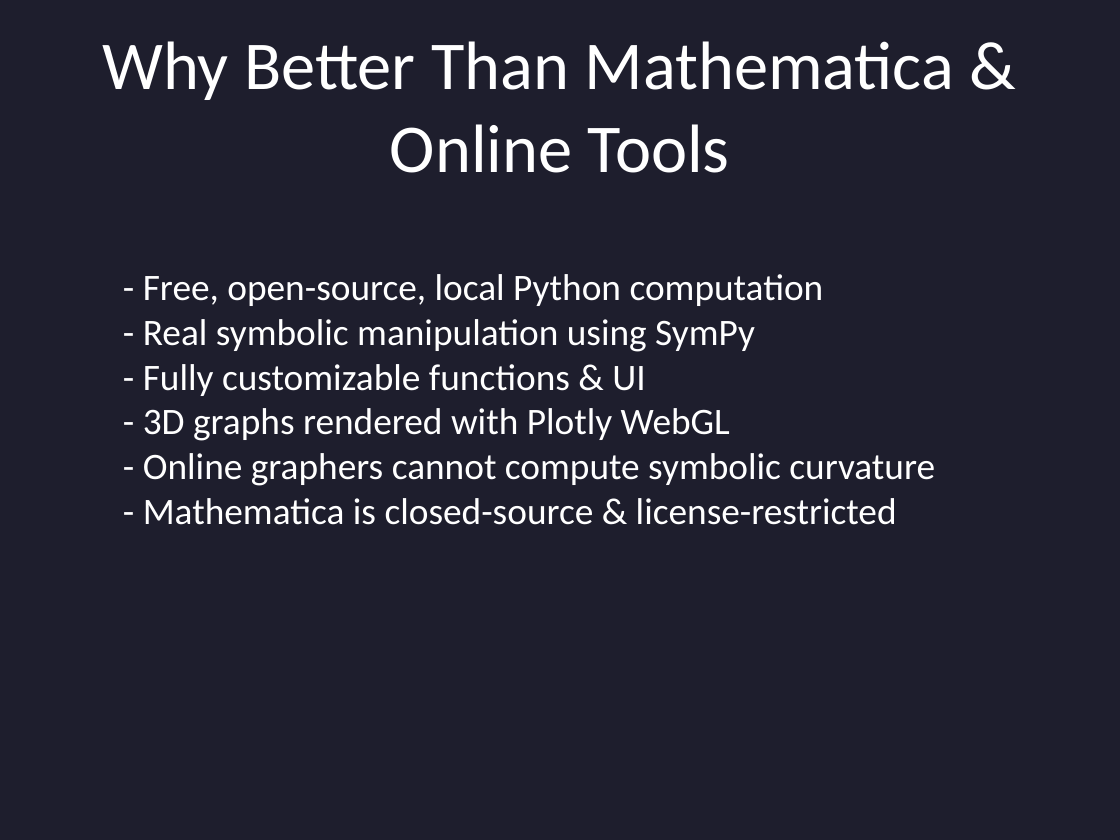
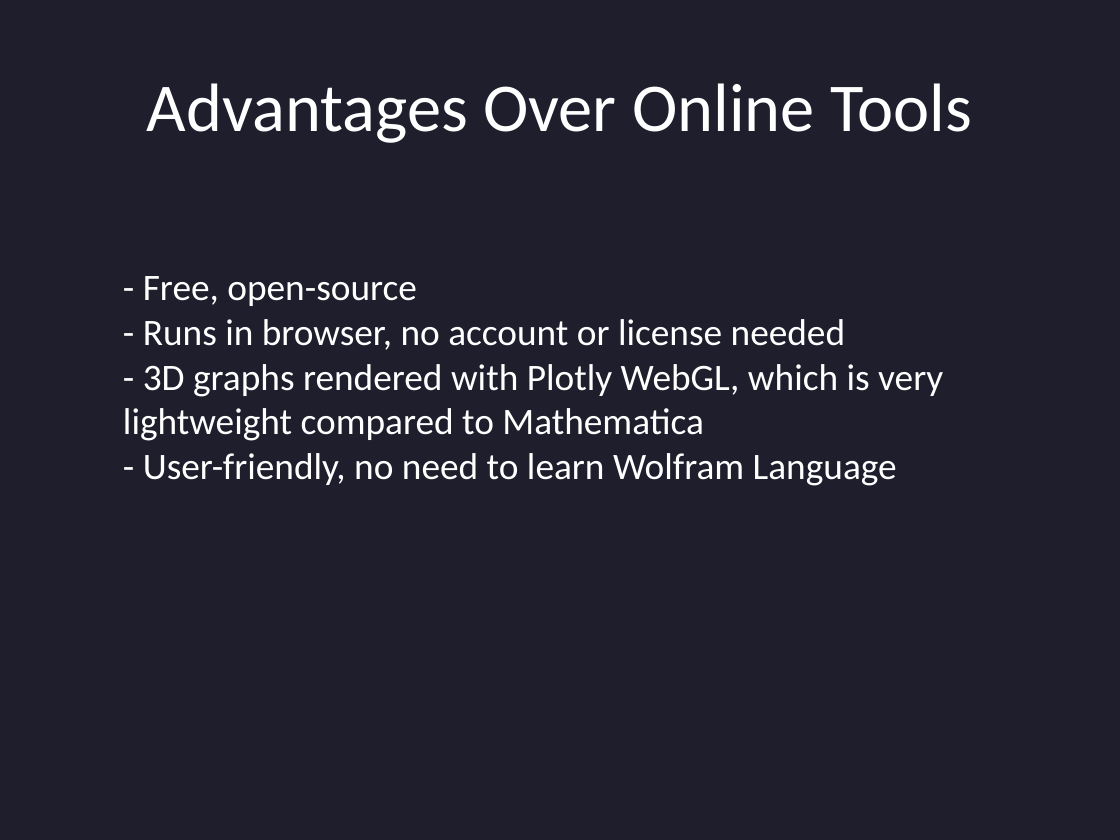
Before and after one commit to Ashwin-180803/MATH348-Project, a slide deck: slide 3 of Final_Curves_and_Surfaces_FullEdition.pptx. Drawn at 1120x840 pixels with LibreOffice and Linux fonts; fonts in the diff are those of the drawing. Boxes give left, top, right and bottom in pixels: in the first picture for what was removed or moved away, otherwise in the second. Text is boxed around its words. In the diff, an @@ line names an element or a change of style, - is before the commit and + after.

```diff
--- a/Final_Curves_and_Surfaces_FullEdition.pptx
+++ b/Final_Curves_and_Surfaces_FullEdition.pptx
@@ title at (147, 83, 972, 143): text changed @@
-Why Better Than Mathematica & Online Tools
+Advantages Over Online Tools
@@ text at (123, 276, 943, 486): text changed @@
-- Free, open-source, local Python computation
-- Real symbolic manipulation using SymPy
-- Fully customizable functions & UI
-- 3D graphs rendered with Plotly WebGL
-- Online graphers cannot compute symbolic curvature
-- Mathematica is closed-source & license-restricted
+- Free, open-source
+- Runs in browser, no account or license needed
+- 3D graphs rendered with Plotly WebGL, which is very lightweight compared to Mathematica
+- User-friendly, no need to learn Wolfram Language
```
Also in this commit, not shown: 5 other slides changed, 1 slide added, 12 slides removed, 3 other files.
